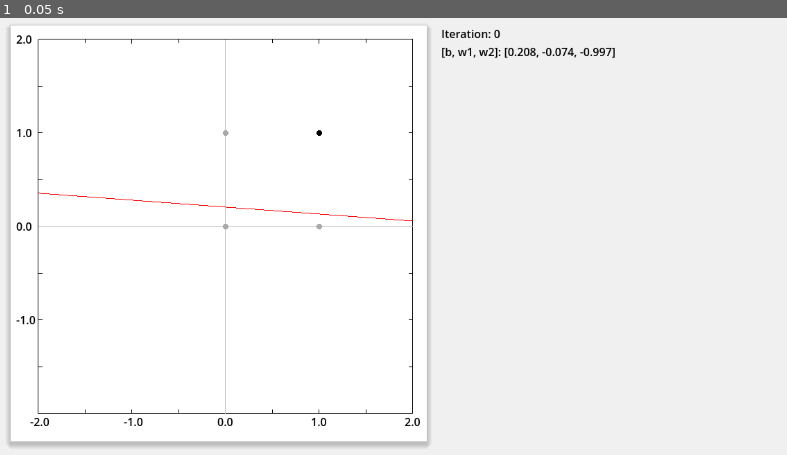
Above: before the commit, frame 1.
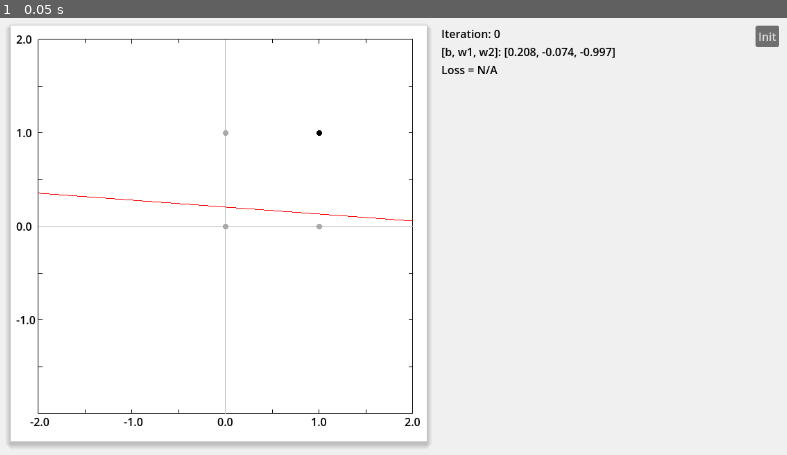
Above: after the commit, the same moment.

Repository: vivisuke/VisualFCL
Game: Godot game, scene res://fc1layer_scene.tscn
The game is run twice, just before and just after one commit, with the same random seed, the same clock (stepped at 60 frames per second) and the same inputs.
Inputs:
- Up to frame 1 (0.05 s): no input

The runs differ from the first frame. In frame 1, 0.2% of the frame differs, in the area x 56-99%, y 1-13%.

Commit message:
0014 ◎ C 06/13 06/13 0.001│ToDo│右下に [Init] ボタン設置 0015 ◎ C 06/13 06/13 0.001│ToDo│ロス値表示ラベル設置

Diff:
--- a/VisualFCL/fc1layer_scene.tscn
+++ b/VisualFCL/fc1layer_scene.tscn
@@ -33,3 +33,18 @@
 offset_bottom = 76.0
 theme_override_colors/font_color = Color(0, 0, 0, 1)
 text = "[b, w1, w2]: [0, 0, 0]"
+
+[node name="LossLabel" type="Label" parent="."]
+offset_left = 645.0
+offset_top = 76.0
+offset_right = 730.0
+offset_bottom = 102.0
+theme_override_colors/font_color = Color(0, 0, 0, 1)
+text = "Loss = N/A"
+
+[node name="InitButton" type="Button" parent="."]
+offset_left = 1098.0
+offset_top = 24.0
+offset_right = 1132.0
+offset_bottom = 55.0
+text = "Init"
Not shown, changed: VisualFCL.spr
